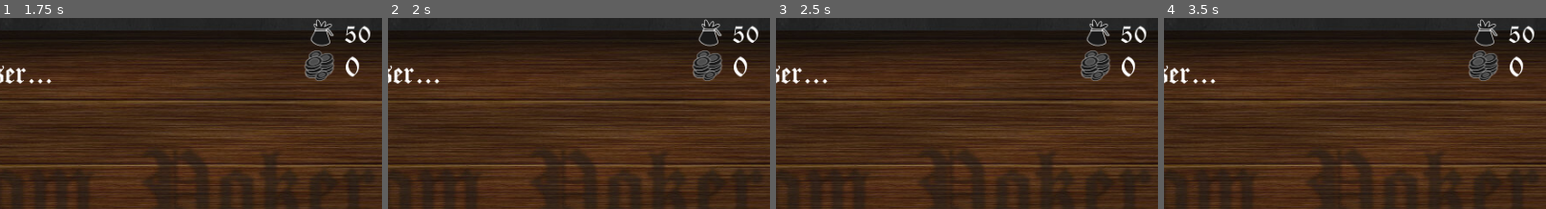
Above: before the commit, frames 1-4 (left to right).
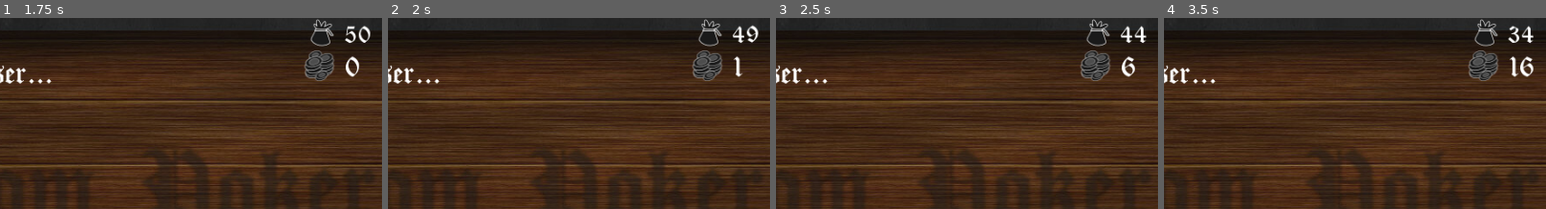
Above: after the commit, the same moments.

Repository: ubermanu/kingdom-poker
Game: Godot game, scene res://Game.tscn
The game is run twice, just before and just after one commit, with the same random seed, the same clock (stepped at 60 frames per second) and the same inputs.
Inputs (mouse positions are % of the whole screen's width and height, from its top left):
- Up to frame 1 (1.75 s): tap Enter at 0.5 s; drag from (96, 93) to (4, 93) at 0.52 s; tap Space at 1.25 s; drag from (21, 83) to (96, 93) at 1.27 s
- Up to frame 2 (2 s): no input
- Up to frame 3 (2.5 s): move the mouse to (35, 83) at 2.02 s; click (35, 83) at 2.17 s
- Up to frame 4 (3.5 s): tap Enter at 2.75 s; drag from (50, 83) to (4, 93) at 2.77 s
The pictures show only the part of the screen within x 43-93%, y 4-54%; the shares and areas given below are measured in that part.

Frame 1 is identical in both runs. In frame 2, 0.6% of the frame differs, in the area x 90-97%, y 4-31%; in frame 3, 0.5%; in frame 4, 0.8%.

Commit message:
Add bet signal

Diff:
--- a/Game.gd
+++ b/Game.gd
@@ -7,12 +7,15 @@
 signal step_finished
 signal bank_updated(score)
 signal pot_updated(pot)
-signal add_token_to_pot(value)
 
 func _ready():
 	$Board.visible = false
 	$TokenList.visible = false
 	cards = range(52)
+	$TokenList/Token.connect("bet", self, "bet")
+	$TokenList/Token2.connect("bet", self, "bet")
+	$TokenList/Token3.connect("bet", self, "bet")
+	$TokenList/Token4.connect("bet", self, "bet")
 	set_bank(bank)
 	set_pot(pot)
 	runtime()
@@ -24,6 +27,11 @@
 func set_pot(amount):
 	pot = amount
 	emit_signal("pot_updated", pot)
+
+func bet(amount):
+	if amount <= bank:
+		set_bank(bank - amount)
+		set_pot(pot + amount)
 
 func runtime():
 	# Reset setup
--- a/Token.gd
+++ b/Token.gd
@@ -9,6 +9,8 @@
 var allowed_values = [
 	1, 5, 10, 20, 100
 ]
+
+signal bet(amount)
 
 func set_value(v):
 	value = v
@@ -26,6 +28,7 @@
 			dragging = true
 		elif event.button_index == BUTTON_LEFT and !event.pressed:
 			if dragging == true:
+				emit_signal("bet", value)
 				$DropEffect.play()
 			dragging = false
 
